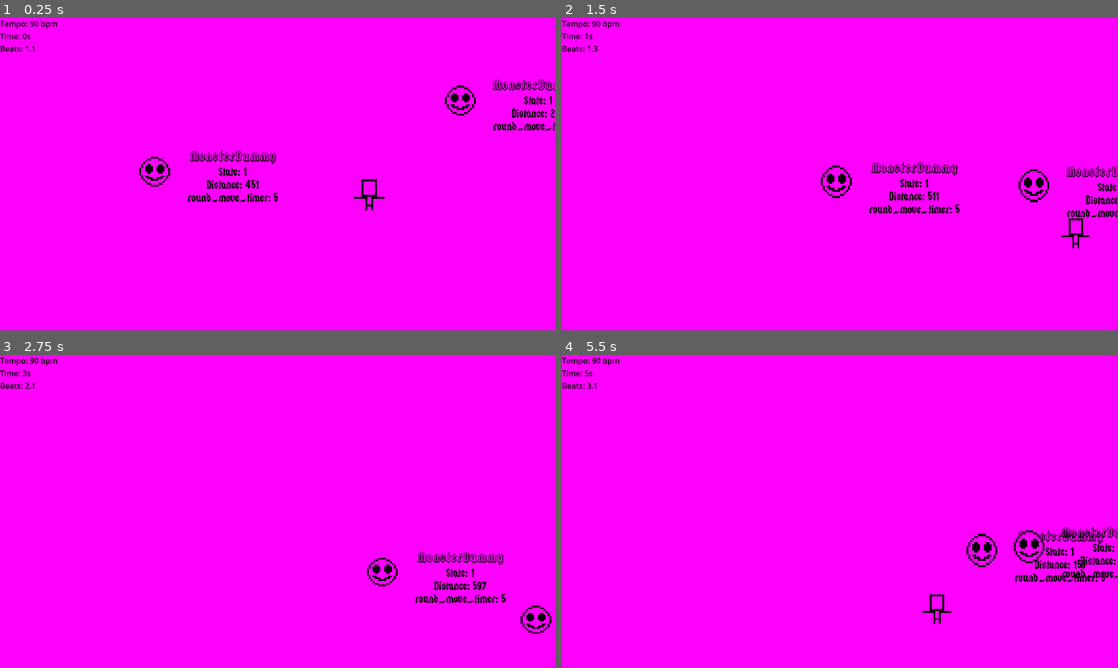
Above: before the commit, frames 1-4 (two rows, left to right).
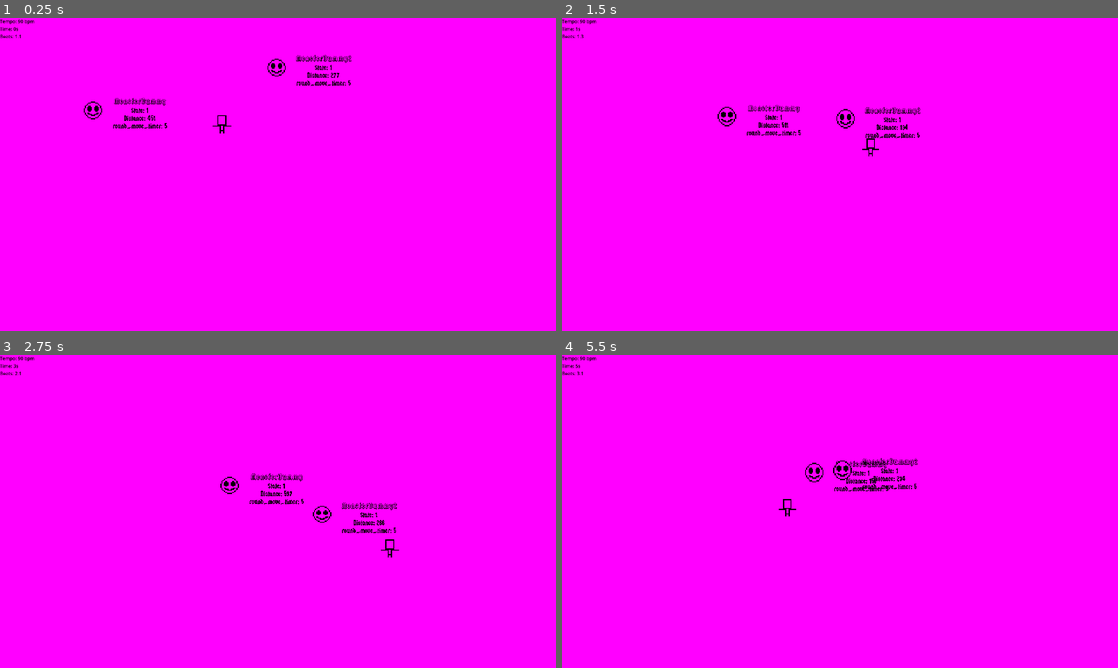
Above: after the commit, the same moments.

Repository: slost/1bj-hero-core
Game: Godot game, scene res://Scenes/Game/game.tscn
Two runs of this game, one before a commit and one after it. Both use one fixed random seed, a clock stepped at 60 frames per second and the inputs below.
Inputs:
- Up to frame 1 (0.25 s): no input
- Up to frame 2 (1.5 s): hold Right (move_right) 0.53-1.28 s; hold Down (move_down) from 1.28 s (still down)
- Up to frame 3 (2.75 s): release Down (move_down) at 2.03 s; hold Right (move_right) from 2.03 s (still down)
- Up to frame 4 (5.5 s): release Right (move_right) at 2.78 s; hold Up (move_up) 2.78-3.53 s; hold Left (move_left) 3.53-5.03 s; hold Down (move_down) from 5.03 s (still down)
In our replay, the window is 799x449 before the commit and 800x450 after it. These sizes can differ from the game's own. Grey fills any space a smaller window leaves; there, only what the larger window draws over its background counts as a difference.

The runs differ from the first frame. In frame 1, 3.2% of the frame differs, in the area x 0-100%, y 0-62%; in frame 2, 3.1%; in frame 3, 2.4%; in frame 4, 2.9%.

Commit message:
Change Screen resolution

Diff:
--- a/Scenes/Game/game.tscn
+++ b/Scenes/Game/game.tscn
@@ -34,7 +34,7 @@
 [node name="SubViewport" type="SubViewport" parent="SubViewportContainer"]
 handle_input_locally = false
 canvas_item_default_texture_filter = 0
-size = Vector2i(1152, 648)
+size = Vector2i(1920, 1080)
 render_target_update_mode = 4
 
 [node name="Map" parent="SubViewportContainer/SubViewport" instance=ExtResource("1_yipeh")]
--- a/project.godot
+++ b/project.godot
@@ -10,7 +10,7 @@
 
 [application]
 
-config/name="Hero Core: Outro"
+config/name="Herocore"
 run/main_scene="res://Scenes/Game/game.tscn"
 config/features=PackedStringArray("4.2", "GL Compatibility")
 config/icon="res://icon.svg"
@@ -18,6 +18,13 @@
 [autoload]
 
 Global="*res://Scripts/global.gd"
+
+[display]
+
+window/size/viewport_width=1920
+window/size/viewport_height=1080
+window/stretch/mode="viewport"
+window/stretch/aspect="expand"
 
 [dotnet]
 
